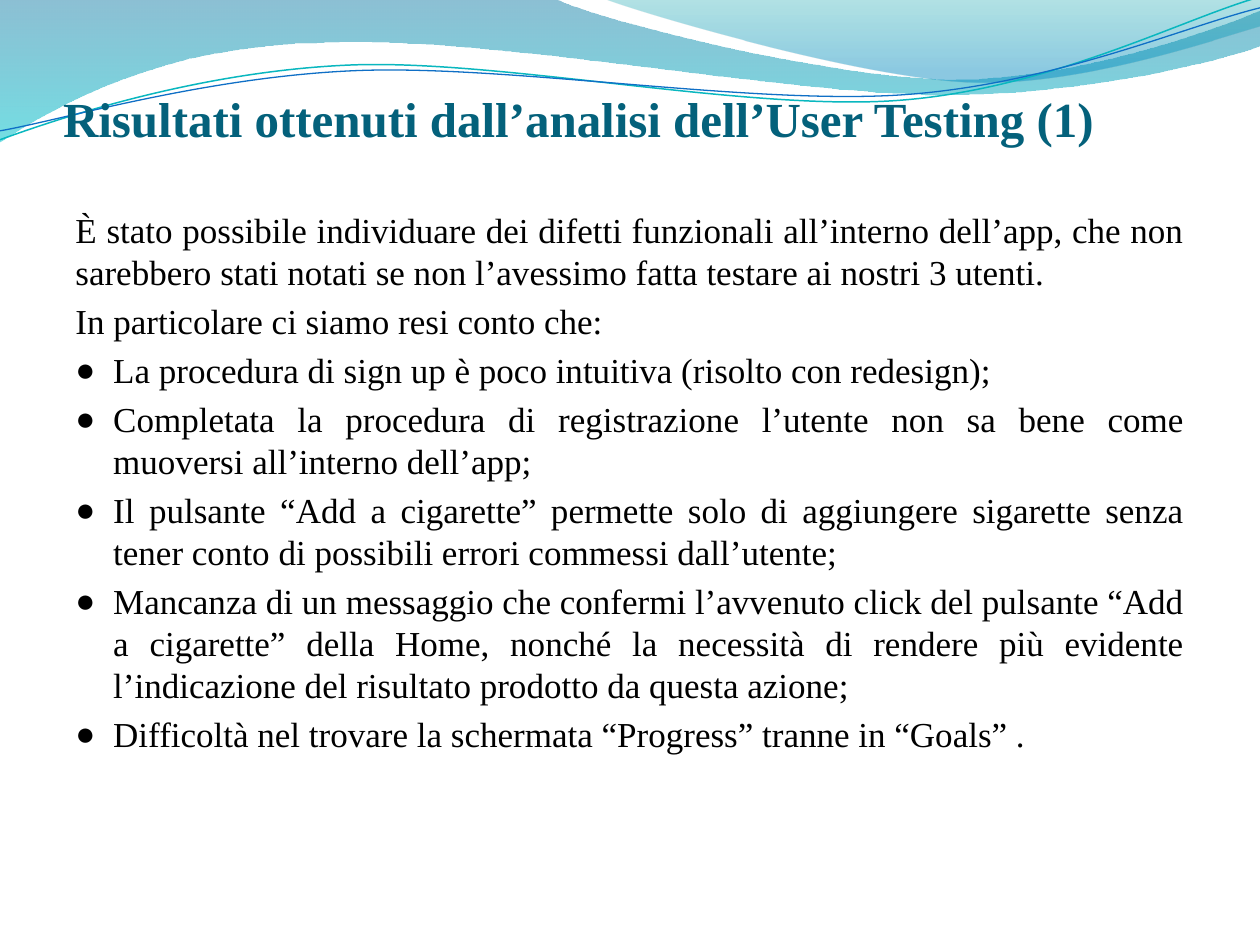
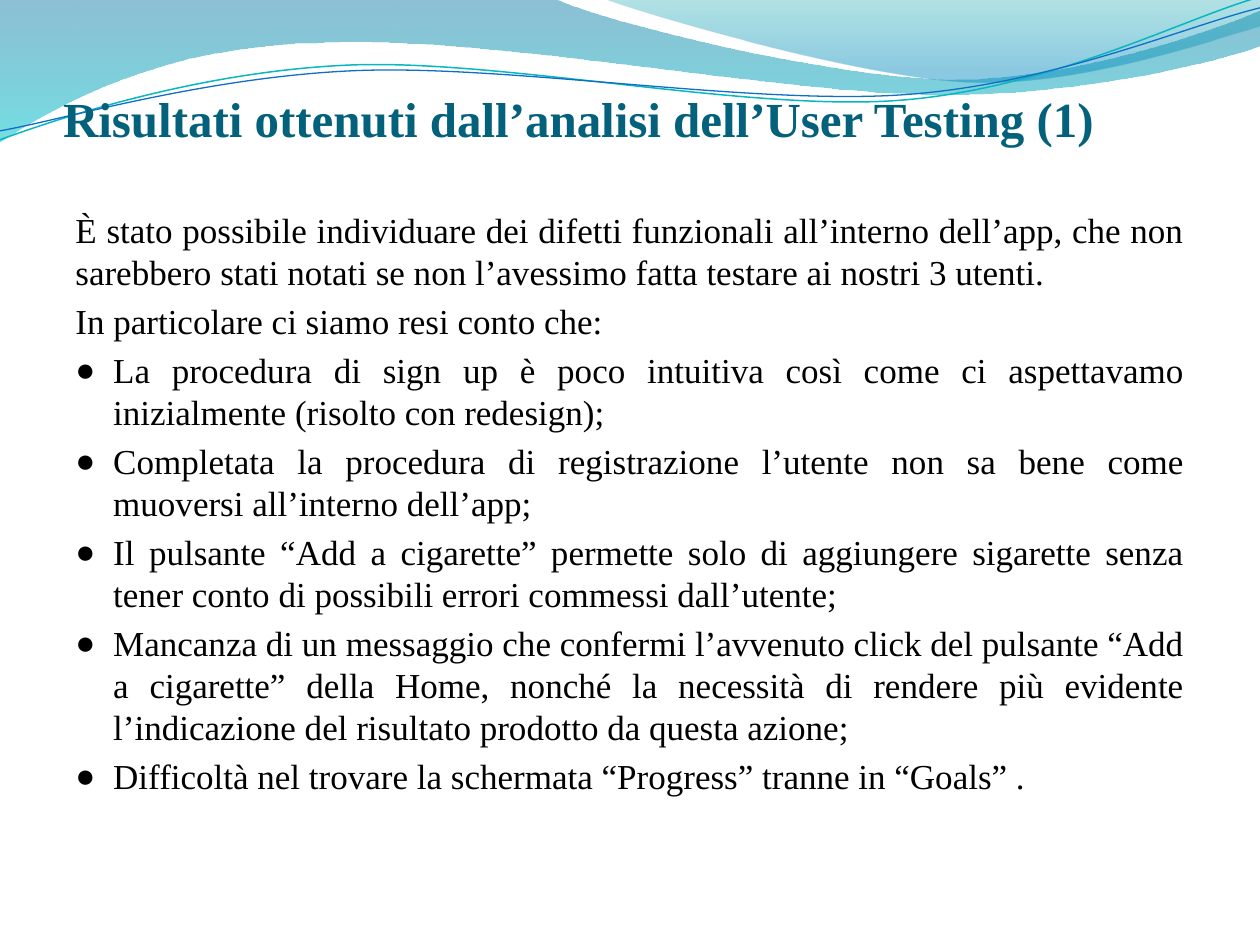
Before and after one commit to giusmastro91/Cognitive-systems, a slide deck: slide 42 of Prova_6_RisultatiValutazione/Leone_Mastrosimone_PresentazioneProgetto.pptx. Drawn at 1260x945 pixels with LibreOffice and Linux fonts; fonts in the diff are those of the drawing; background and template pictures are left out. Boxes give left, top, right and bottom in pixels: in the first picture for what was removed or moved away, otherwise in the second. Text is boxed around its words. In the diff, an @@ line names an element or a change of style, - is before the commit and + after.

```diff
--- a/Prova_6_RisultatiValutazione/Leone_Mastrosimone_PresentazioneProgetto.pptx
+++ b/Prova_6_RisultatiValutazione/Leone_Mastrosimone_PresentazioneProgetto.pptx
@@ text at [113, 358, 1183, 432]: text changed @@
-● La procedura di sign up è poco intuitiva (risolto con redesign);
+● La procedura di sign up è poco intuitiva così come ci aspettavamo inizialmente (risolto con redesign);
```
Also in this commit, not shown: 5 other slides changed.
